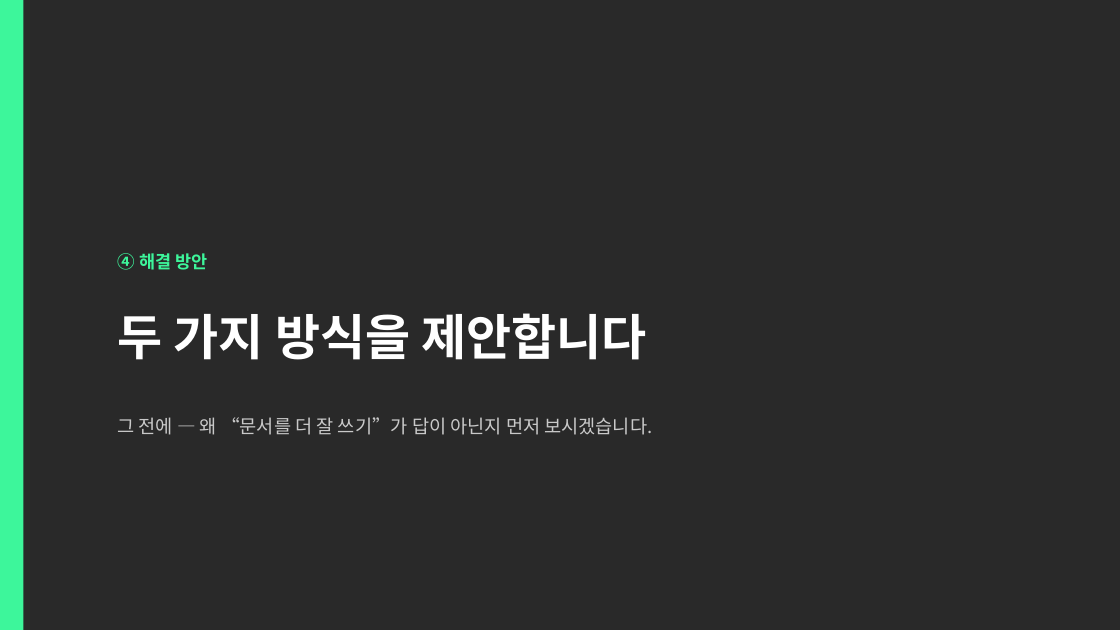
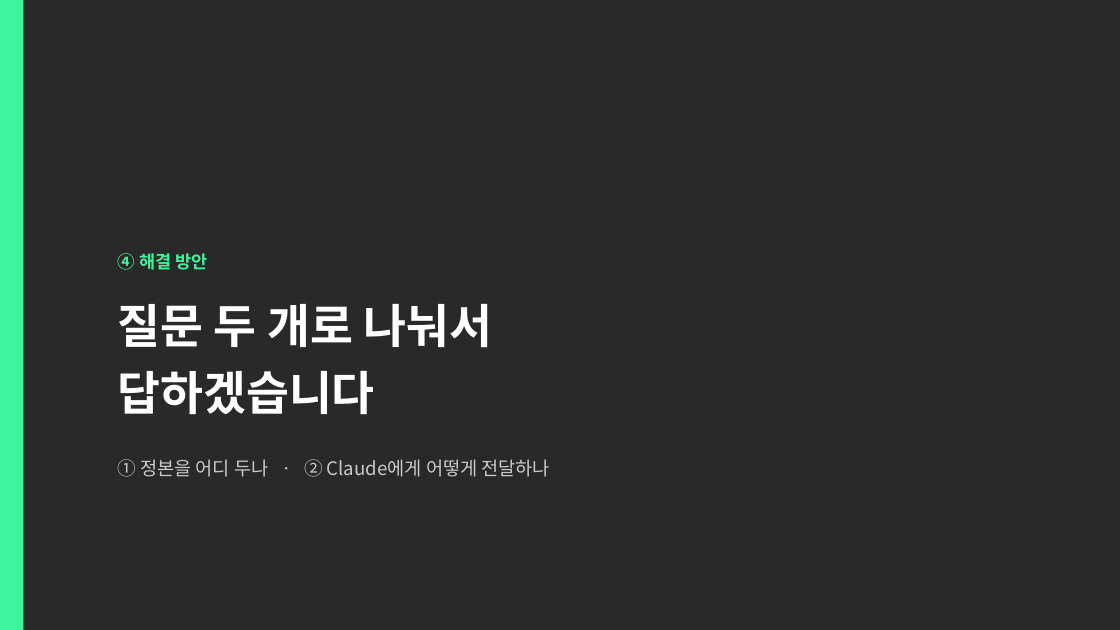
Before and after one commit to CdBd-in/design, a slide deck: slide 14 of CdBd 문서 체계 진단 및 개편 제안.pptx. Drawn at 1120x630 pixels with LibreOffice and Linux fonts; fonts in the diff are those of the drawing. Boxes give left, top, right and bottom in pixels: in the first picture for what was removed or moved away, otherwise in the second. Text is boxed around its words. In the diff, an @@ line names an element or a change of style, - is before the commit and + after.

```diff
--- a/CdBd 문서 체계 진단 및 개편 제안.pptx
+++ b/CdBd 문서 체계 진단 및 개편 제안.pptx
@@ text at (118,304,493,415): text changed; size 42 to 40 pt @@
-두 가지 방식을 제안합니다
+질문 두 개로 나눠서
+답하겠습니다
@@ text at (118,459,551,477): text changed @@
-그 전에 — 왜 “문서를 더 잘 쓰기”가 답이 아닌지 먼저 보시겠습니다.
+① 정본을 어디 두나 · ② Claude에게 어떻게 전달하나
```
Also in this commit, not shown: 5 other slides changed, 1 other file.
